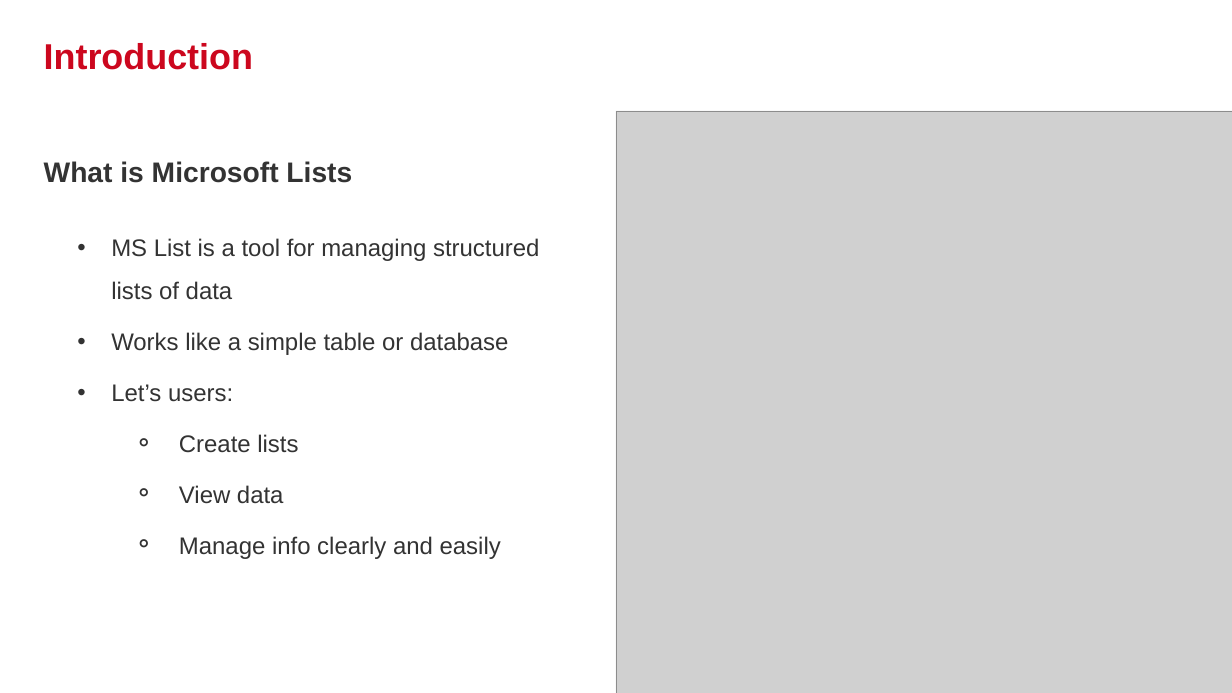
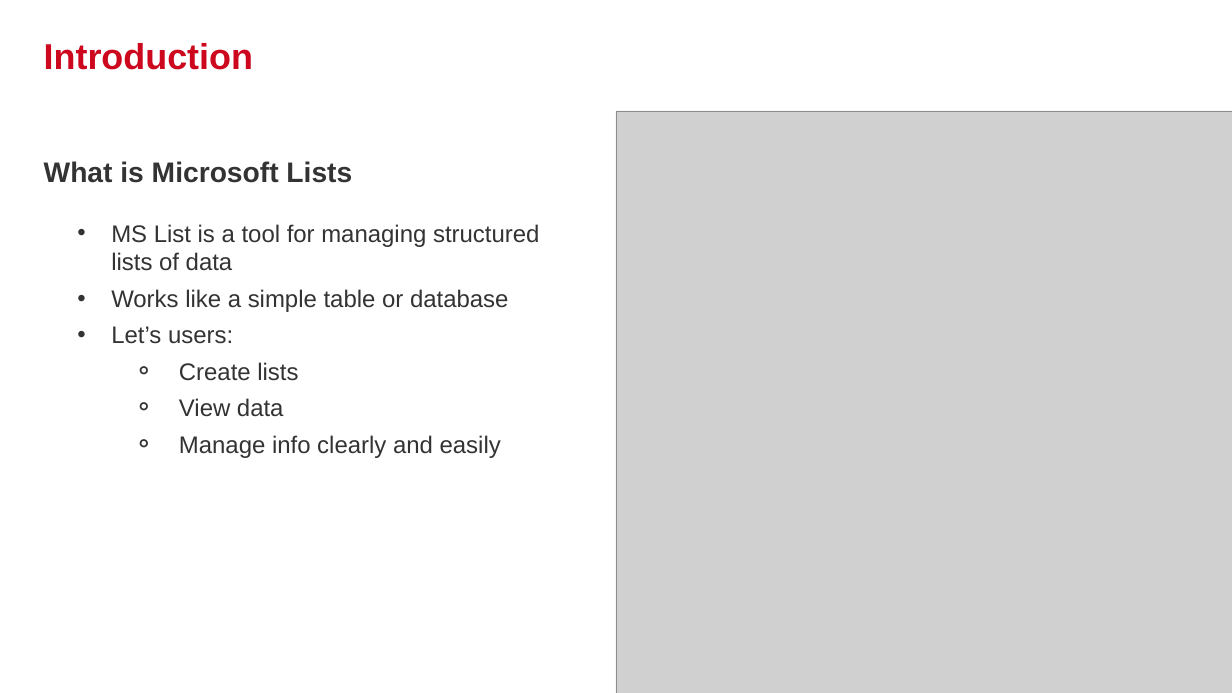
Before and after one commit to DungIT910/ypp4-documents, a slide deck: slide 4 of MicrosoftLists-Presentation-Dung-Tran.pptx. Drawn at 1232x693 pixels with LibreOffice and Linux fonts; fonts in the diff are those of the drawing; grey boxes stand for pictures; background and template pictures are left out. Boxes give left, top, right and bottom in pixels: in the first picture for what was removed or moved away, otherwise in the second. Text is boxed around its words. In the diff, an @@ line names an element or a change of style, - is before the commit and + after.

```diff
--- a/MicrosoftLists-Presentation-Dung-Tran.pptx
+++ b/MicrosoftLists-Presentation-Dung-Tran.pptx
@@ text "MS List is a tool ..." at bbox=[111, 224, 539, 458]: line spacing 1.5 to 1 @@
```
Also in this commit, not shown: 2 other slides changed.
